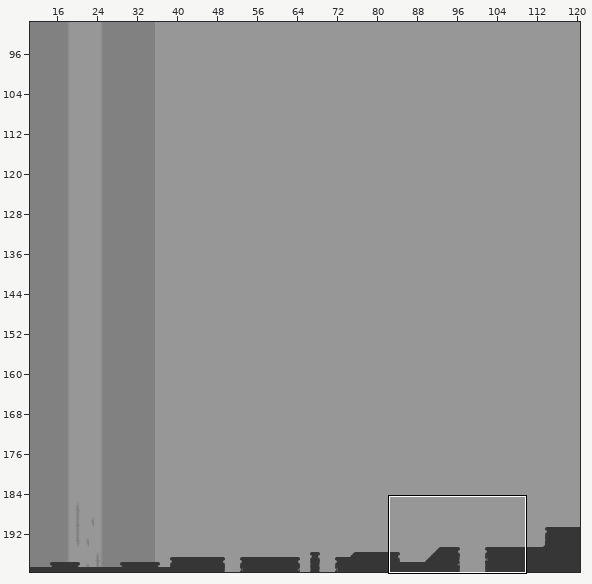
A Tiled map gets an edit: Metaphor_01/Assets/Maps/GameMap.tmx. The picture above shows the old version from afar; the outline marks the close-up.
Close-up. Before the edit:
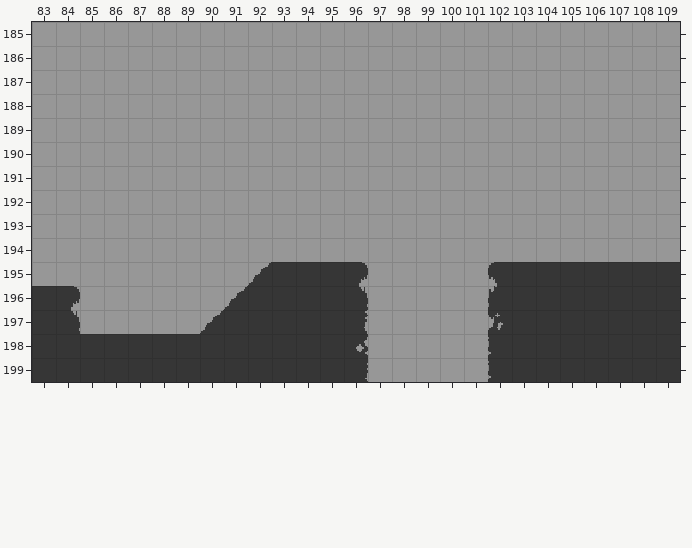
Cells are 16x16 px. Shown: x 83..109, y 185..199. The commit also changed other parts of the map, which this record leaves out.
After the commit:
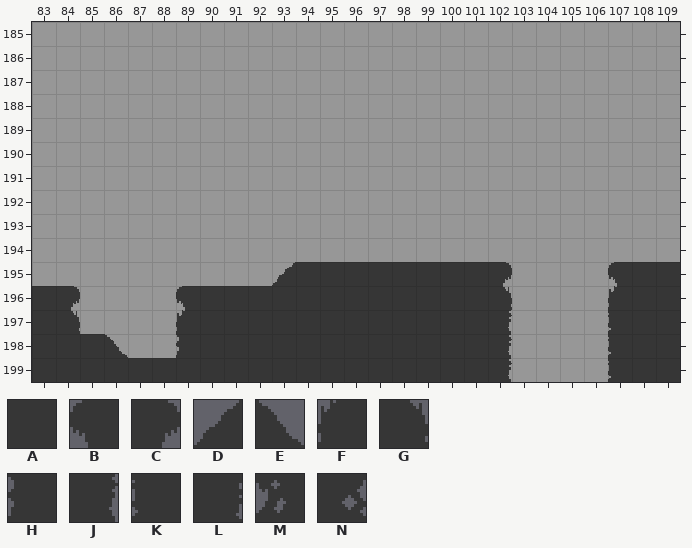
Key: from "Greyscale": A 0, B 8, C 9, D 10, E 11, F 16, G 17, H 24, J 25, K 32, L 33, M 40, N 41.
_ is an empty cell.
Change:
Layer "Terrain":
The edit turns tile C into tile A in row 195 at x 96.
The edit turns tile D into tile A in row 196 at x 91; in row 197 at x 90.
The edit turns tile G into tile A in row 196 at x 96.
The edit turns tile J into tile A in row 197 at x 96.
The edit turns tile L into tile A in row 199 at x 96.
The edit turns tile N into tile A in row 198 at x 96.
There is now tile A in row 195 at x 97 to 101; in row 196 at x 90 and 97 to 101; in rows 197 to 199 at x 97 to 101.
The edit turns tile A into tile B in row 195 at x 107.
There is now tile B in row 196 at x 89.
The edit turns tile B into tile C in row 195 at x 102.
The edit turns tile A into tile D in row 195 at x 93.
The edit turns tile A into tile E in row 198 at x 86.
The edit turns tile A into tile F in row 196 at x 107.
There is now tile F in row 197 at x 89.
The edit turns tile F into tile G in row 196 at x 102.
The edit turns tile A into tile H in row 198 at x 89.
The edit turns tile K into tile J in rows 198 to 199 at x 102.
The edit turns tile M into tile J in row 197 at x 102.
The edit turns tile A into tile K in rows 197 to 199 at x 107.
The author cleared tile A in rows 195 to 197 at x 103 to 106; in row 198 at x 87 to 88 and 103 to 106; in row 199 at x 103 to 106.
The author cleared tile D in row 195 at x 92.
Where, in picture pixels (left, top, right, bottom), the same in both close-ups:
changed: (105, 262, 295, 358)
changed: (356, 262, 617, 382)
